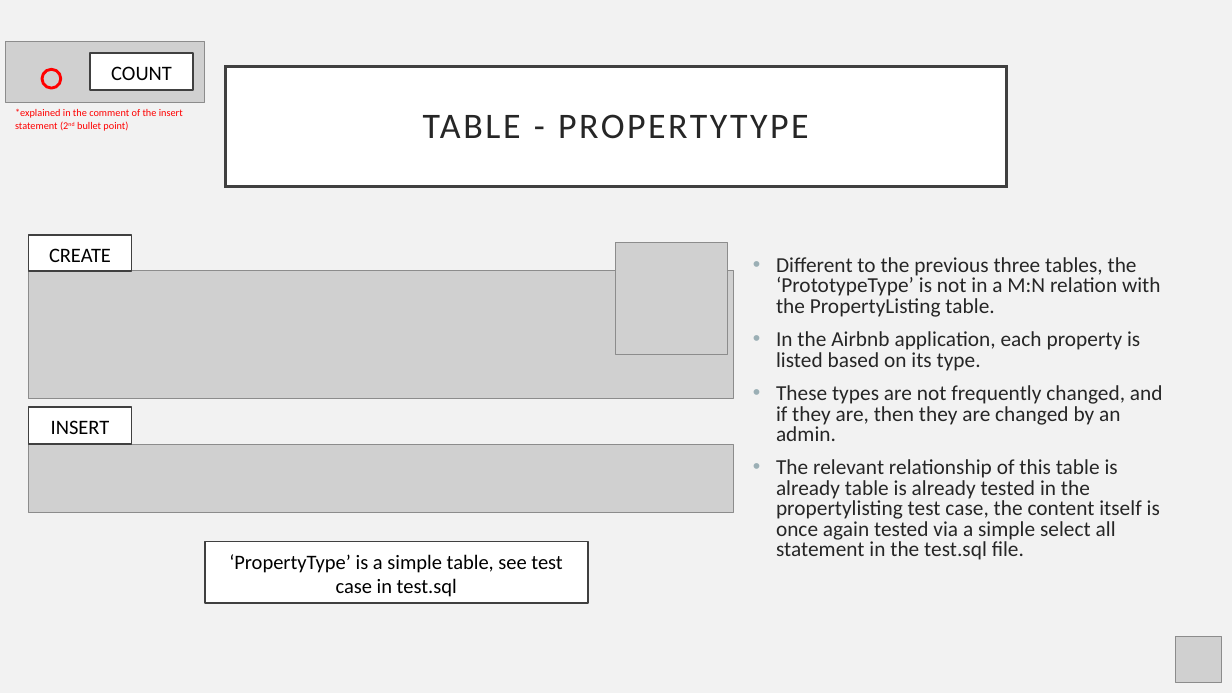
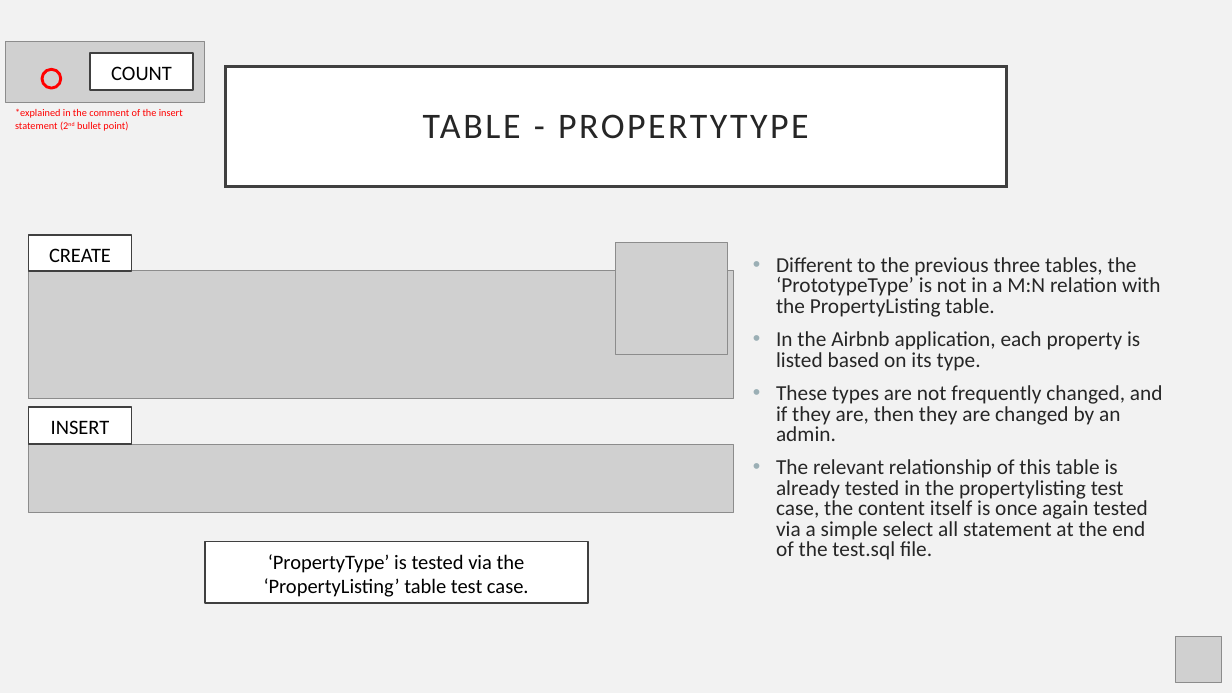
Before and after one commit to LeftEmpty/AirBnB_DBMS_Imitation, a slide deck: slide 24 of phase_2/phase_2_db_presentation.pptx. Drawn at 1232x693 pixels with LibreOffice and Linux fonts; fonts in the diff are those of the drawing; grey boxes stand for pictures. Boxes give left, top, right and bottom in pixels: in the first picture for what was removed or moved away, otherwise in the second. Text is boxed around its words. In the diff, an @@ line names an element or a change of style, - is before the commit and + after.

```diff
--- a/phase_2/phase_2_db_presentation.pptx
+++ b/phase_2/phase_2_db_presentation.pptx
@@ text at (776,459,1147,560): text changed @@
-• The relevant relationship of this table is already table is already tested in the propertylisting test case, the content itself is once again tested via a simple select all statement in the test.sql file.
+• The relevant relationship of this table is already tested in the propertylisting test case, the content itself is once again tested via a simple select all statement at the end of the test.sql file.
@@ text at (264,554,529,597): text changed @@
-‘PropertyType’ is a simple table, see test case in test.sql
+‘PropertyType’ is tested via the ‘PropertyListing’ table test case.
```
Also in this commit, not shown: 23 other slides changed, 11 other files.
